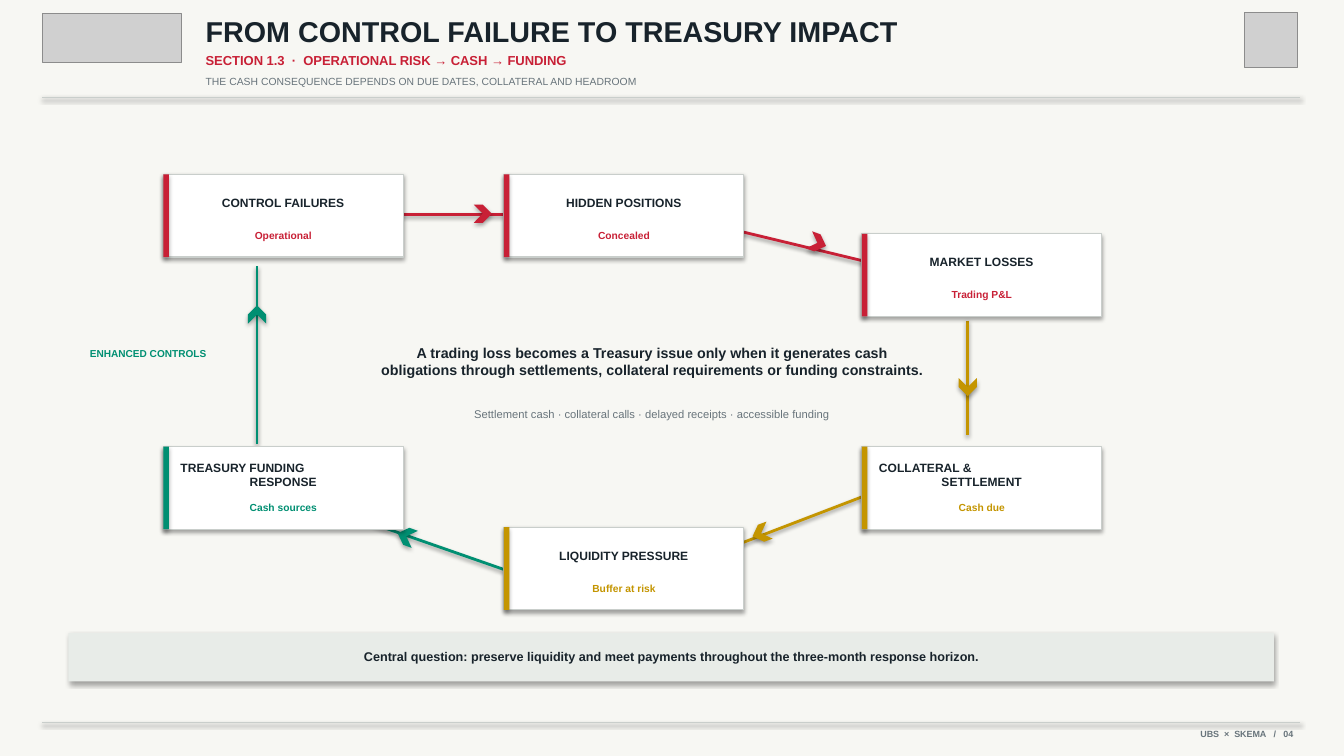
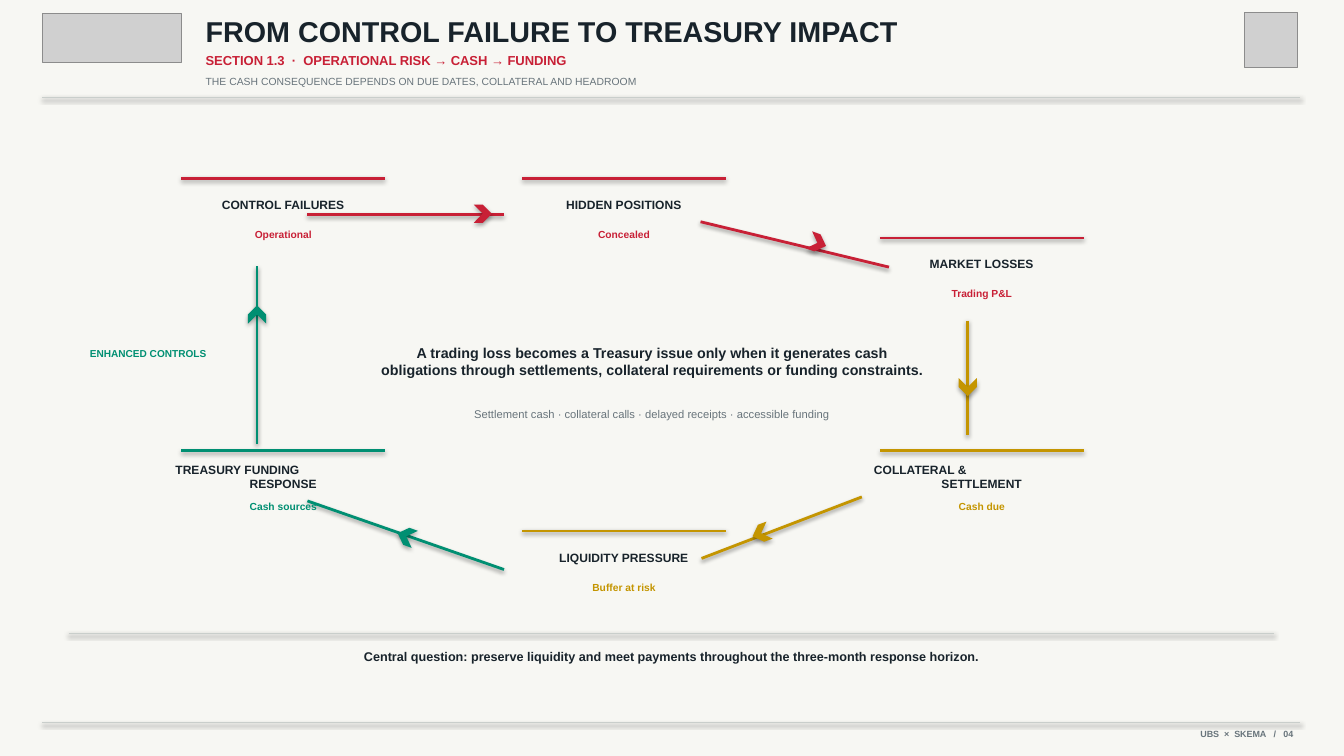
Before and after one commit to Calvin29990/SKEMA-FRONT, a slide deck: slide 4 of documents/ubs-treasury-risk-presentation-10-slides.pptx. Drawn at 1344x756 pixels with LibreOffice and Linux fonts; fonts in the diff are those of the drawing; grey boxes stand for pictures. Boxes give left, top, right and bottom in pixels: in the first picture for what was removed or moved away, otherwise in the second. Text is boxed around its words. In the diff, an @@ line names an element or a change of style, - is before the commit and + after.

```diff
--- a/documents/ubs-treasury-risk-presentation-10-slides.pptx
+++ b/documents/ubs-treasury-risk-presentation-10-slides.pptx
@@ rectangle removed at (163, 174, 403, 257) @@
@@ rectangle removed at (163, 174, 169, 257) @@
@@ line added from (181, 178) to (385, 178), #C82036 1.7 pt @@
@@ rectangle removed at (504, 174, 744, 257) @@
@@ rectangle removed at (504, 174, 510, 257) @@
@@ line added from (522, 178) to (726, 178), #C82036 1.7 pt @@
@@ rectangle removed at (862, 234, 1102, 317) @@
@@ rectangle removed at (862, 234, 868, 317) @@
@@ line added from (880, 238) to (1084, 238), #C82036 1.7 pt @@
@@ rectangle removed at (163, 447, 403, 529) @@
@@ rectangle removed at (163, 447, 169, 529) @@
@@ rectangle removed at (862, 447, 1102, 529) @@
@@ rectangle removed at (862, 447, 868, 529) @@
@@ text "TREASURY FUNDING RESPONSE" rewrapped from (180, 463, 317, 486) to (175, 465, 317, 488) @@
@@ line added from (181, 451) to (385, 451), #008F72 1.7 pt @@
@@ text "COLLATERAL & SETTLEMENT" rewrapped from (879, 463, 1021, 486) to (874, 465, 1021, 488) @@
@@ line added from (880, 451) to (1084, 451), #C49500 1.7 pt @@
@@ rectangle removed at (504, 527, 744, 610) @@
@@ rectangle removed at (504, 527, 510, 610) @@
@@ line added from (522, 531) to (726, 531), #C49500 1.7 pt @@
@@ rectangle removed at (69, 633, 1274, 682) @@
@@ line added from (69, 633) to (1274, 633), #C9CECB 0.7 pt @@
```
Also in this commit, not shown: 6 other slides changed, 3 other files.
